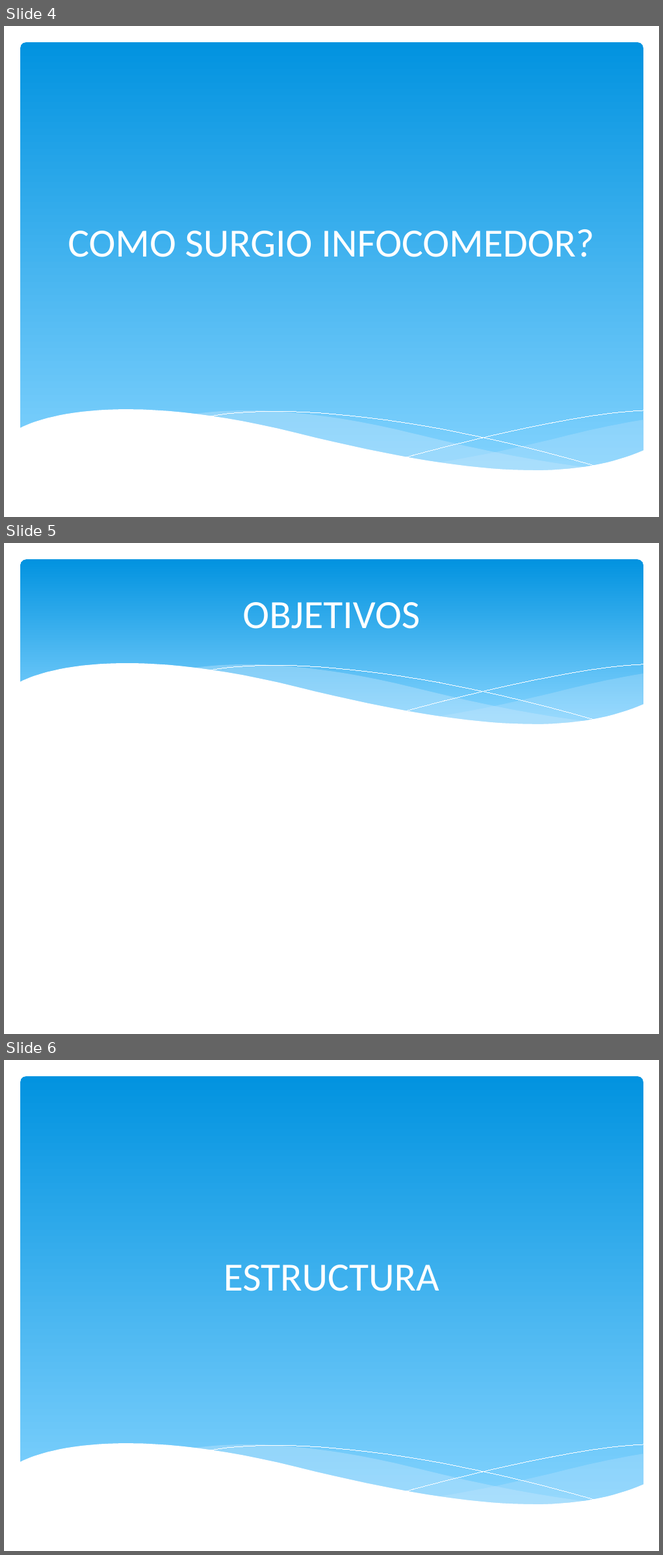
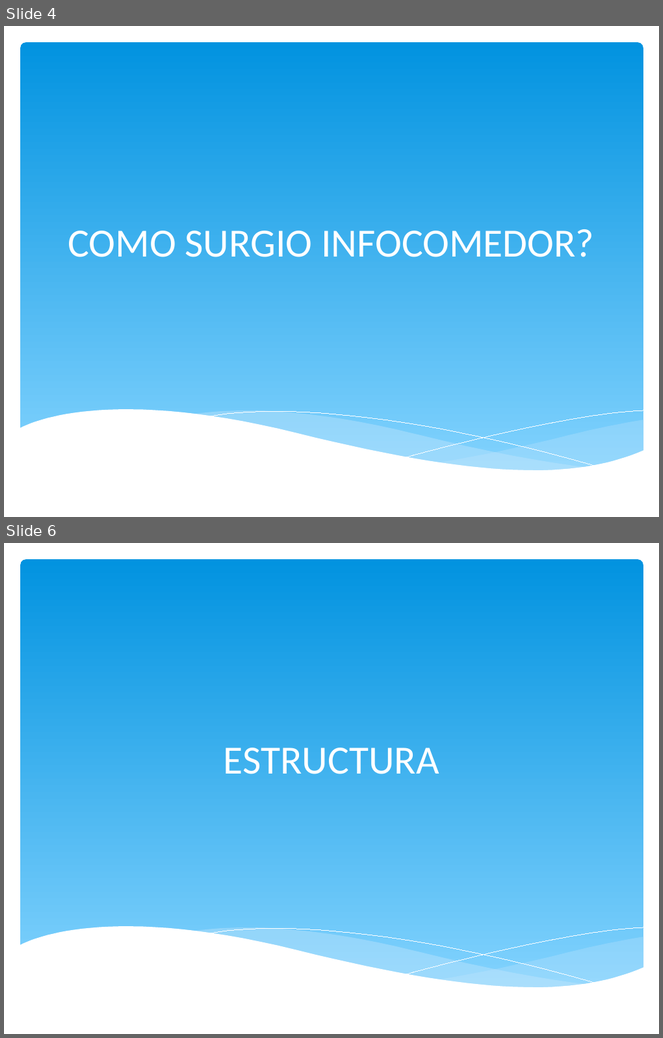
Before and after one commit to igodeveloper/infocomedor, a slide deck: presentacion/INFOCOMEDOR - PPT.pptx. Shown one above the other, each under a label of ours: slides 4, 5 and 6 before the commit, slides 4 and 6 after it; the slides between them are not shown. The pictures are 663x1555 and 663x1038 pixels, drawn with LibreOffice and Linux fonts; fonts in the diff are those of the drawing. Boxes give left, top, right and bottom in pixels: in the first picture for what was removed or moved away, otherwise in the second. Text is boxed around its words. In the diff, an @@ line names an element or a change of style, - is before the commit and + after.

```diff
--- a/presentacion/INFOCOMEDOR - PPT.pptx
+++ b/presentacion/INFOCOMEDOR - PPT.pptx
@@ slide 5 removed at [4,543,659,1034], background #FFFFFF @@
@@ rounded rectangle removed at [20,559,644,736] @@
@@ title removed at [243,602,420,629] @@
-OBJETIVOS
@@ group removed at [19,663,644,759]: 5 freeform shapes @@
```
Also in this commit, not shown: 10 slides added, 1 other slide removed.
